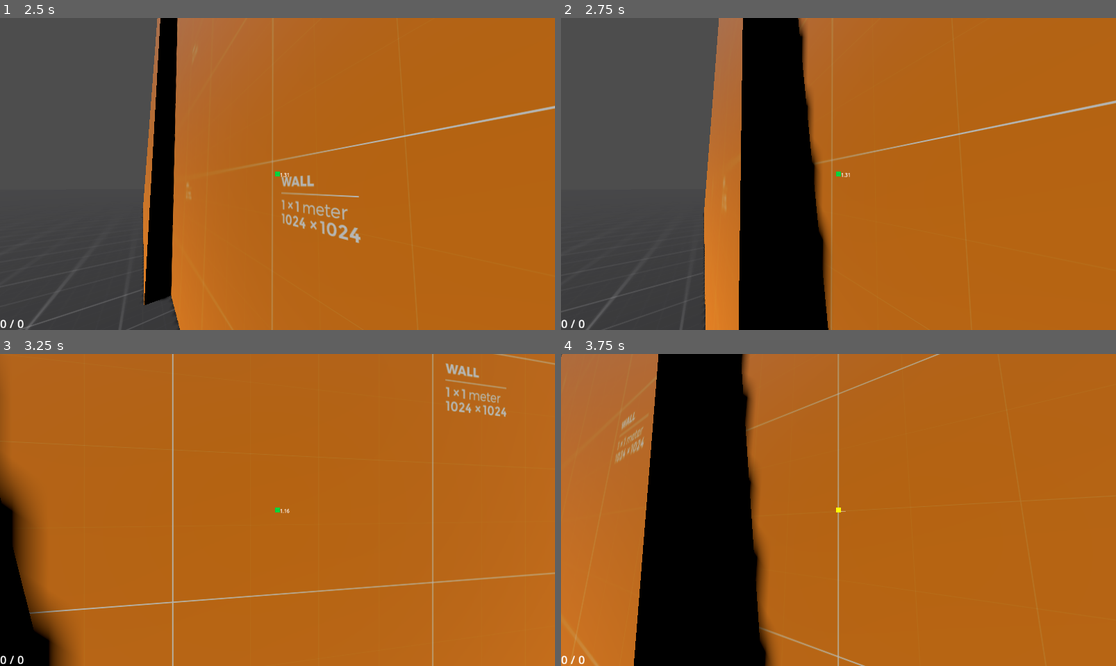
Above: before the commit, frames 1-4 (two rows, left to right).
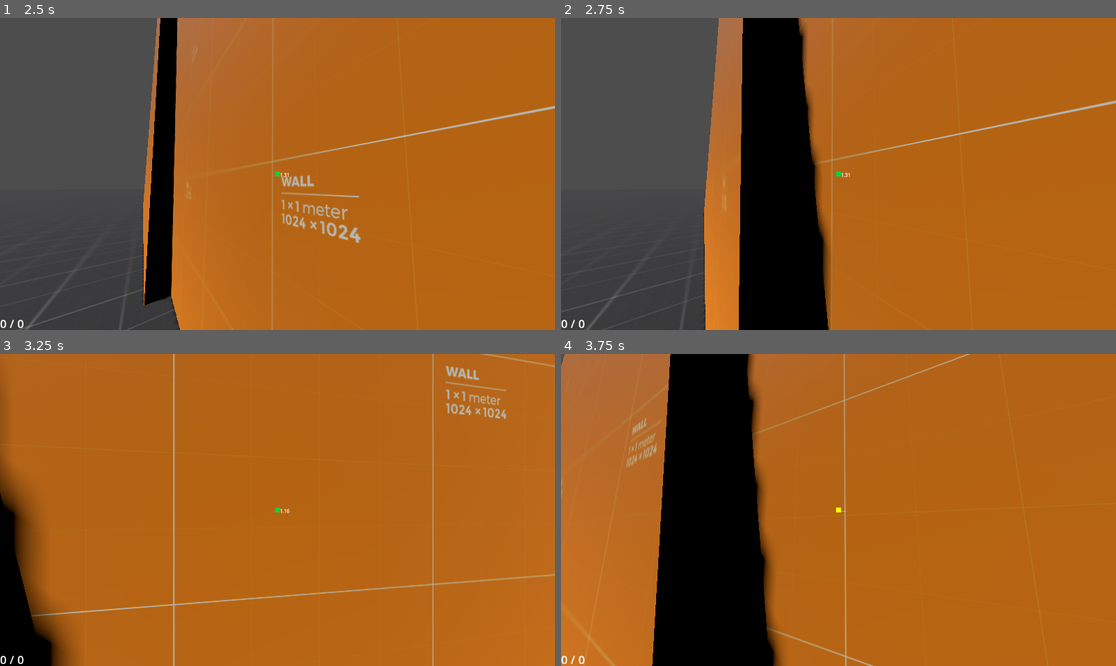
Above: after the commit, the same moments.

Repository: EdmundWohlmuth/Sch-Movement---GODOT
Game: Godot game, scene res://Scenes/Levels/test_level.tscn
The game is run twice, just before and just after one commit, with the same random seed, the same clock (stepped at 60 frames per second) and the same inputs.
Inputs (mouse positions are in pixels of both pictures, inside the frame that each line leads up to):
- Up to frame 1 (2.5 s): tap Enter (ui_accept) at 0.5 s; move the mouse to (271, 180) at 0.52 s; hold Right mouse button (grapple) 0.53-1.28 s; hold W (move_forward) from 0.53 s (still down); tap Space (jump) at 0.77, 1.52 s; move the mouse to (316, 177) at 1.27 s; click (316, 177) at 1.35 s; move the mouse to (233, 170) at 2.02 s; tap Ctrl (slide) at 2.1 s
- Up to frame 2 (2.75 s): keep holding W (move_forward)
- Up to frame 3 (3.25 s): move the mouse to (283, 510) at 2.77 s; release W (move_forward) at 2.78 s; hold A (move_left) from 2.78 s (still down); tap Shift (sprint) at 2.85 s; tap Space (jump) at 3.02 s
- Up to frame 4 (3.75 s): move the mouse to (816, 503) at 3.52 s; release A (move_left) at 3.53 s; hold W (move_forward) from 3.53 s (still down); hold Right mouse button (grapple) from 3.53 s (still down)

Frame 1 is identical in both runs. In frame 2, less than 0.1% of the frame differs, in the area x 25-49%, y 0-100%; in frame 3, 2.3%; in frame 4, 6.6%, in the area x 0-87%, y 0-100%.

Commit message:
Level Design Changes

Diff:
--- a/Scenes/Levels/test_level.tscn
+++ b/Scenes/Levels/test_level.tscn
@@ -55,6 +55,30 @@
 use_collision = true
 size = Vector3(15, 25, 96)
 
+[node name="CSGBox14" type="CSGBox3D" parent="WORLD_MESH"]
+transform = Transform3D(-4.37114e-08, 0, -1.67759, 0, 5.09247, 0, 1, 0, -7.33297e-08, 80.8597, 12.5569, 117.23)
+material_override = ExtResource("2_dksy8")
+use_collision = true
+size = Vector3(15, 25, 96)
+
+[node name="CSGBox15" type="CSGBox3D" parent="WORLD_MESH"]
+transform = Transform3D(-1.32029e-07, 0, -0.415963, 0, 2.84908, 0, 3.02047, 0, -1.81823e-08, 59.3111, 19.7008, 28.9786)
+material_override = ExtResource("2_dksy8")
+use_collision = true
+size = Vector3(15, 25, 96)
+
+[node name="CSGBox16" type="CSGBox3D" parent="WORLD_MESH"]
+transform = Transform3D(-1.32029e-07, 0, -0.415963, 0, 2.84908, 0, 3.02047, 0, -1.81823e-08, 105.203, 22.5107, 28.9786)
+material_override = ExtResource("2_dksy8")
+use_collision = true
+size = Vector3(15, 26.9725, 96)
+
+[node name="CSGBox17" type="CSGBox3D" parent="WORLD_MESH"]
+transform = Transform3D(-1.50448e-08, 1.36872, -0.00491197, 3.73123e-08, 0.551889, 0.012182, 0.920384, 0, -5.74151e-10, 66.9781, 52.9461, 15.9219)
+material_override = ExtResource("2_dksy8")
+use_collision = true
+size = Vector3(15, 26.9725, 96)
+
 [node name="CSGBox3" type="CSGBox3D" parent="WORLD_MESH"]
 transform = Transform3D(1, 0, 0, 0, 1, 0, 0, 0, 1, 8, 10.0227, 41.859)
 material_override = ExtResource("2_dksy8")
@@ -85,6 +109,30 @@
 use_collision = true
 size = Vector3(3, 2, 48)
 
+[node name="CSGBox10" type="CSGBox3D" parent="WORLD_MESH"]
+transform = Transform3D(2.12035, 0, 0, 0, 0.978371, 0, 0, 0, 0.978371, 10, 26.6025, 89.7997)
+material_override = ExtResource("2_dksy8")
+use_collision = true
+size = Vector3(3, 2, 48)
+
+[node name="CSGBox11" type="CSGBox3D" parent="WORLD_MESH"]
+transform = Transform3D(3.01479, 0, 0, 0, 1, 0, 0, 0, 1, 41.9742, 35.637, 89.7997)
+material_override = ExtResource("2_dksy8")
+use_collision = true
+size = Vector3(3, 2, 48)
+
+[node name="CSGBox12" type="CSGBox3D" parent="WORLD_MESH"]
+transform = Transform3D(5.08321, 0, 0, 0, 0.996116, 0, 0, 0, 0.996116, 82.8336, 44.7522, 89.7997)
+material_override = ExtResource("2_dksy8")
+use_collision = true
+size = Vector3(3, 2, 48)
+
+[node name="CSGBox13" type="CSGBox3D" parent="WORLD_MESH"]
+transform = Transform3D(4.45142, 0, 0, 0, 2.16143, 0, 0, 0, 1, 134.939, 56.0822, 89.7997)
+material_override = ExtResource("2_dksy8")
+use_collision = true
+size = Vector3(3, 2, 48)
+
 [node name="CSGBox7" type="CSGBox3D" parent="WORLD_MESH"]
 transform = Transform3D(-4.37114e-08, 0, 1, 0, 1, 0, -1, 0, -4.37114e-08, -8.0146, 1.52269, 2.87422)
 material_override = ExtResource("2_dksy8")
